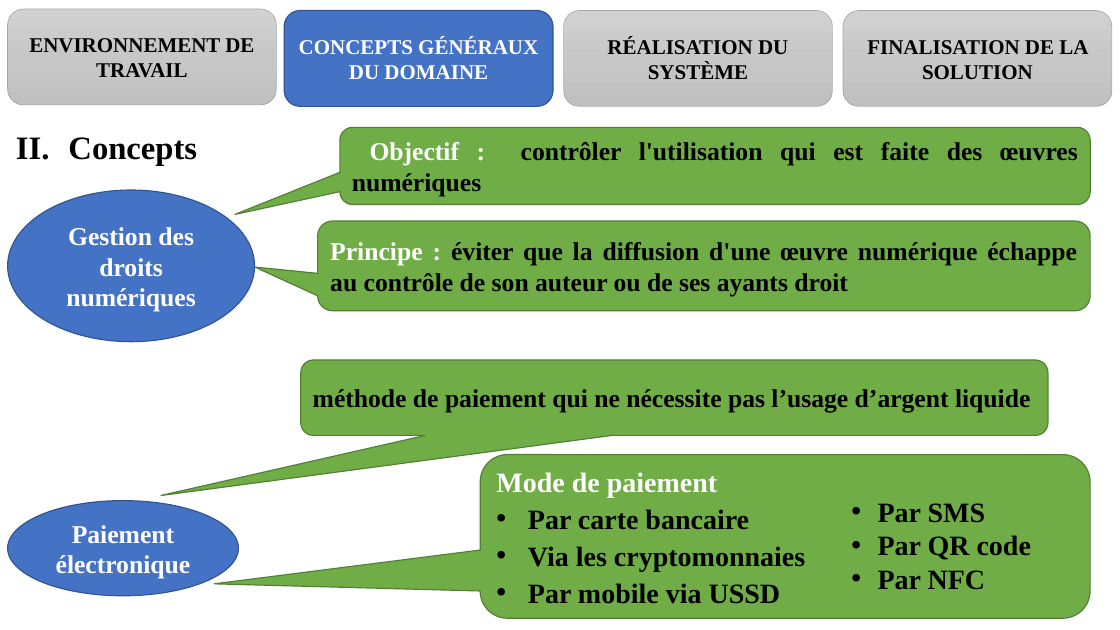
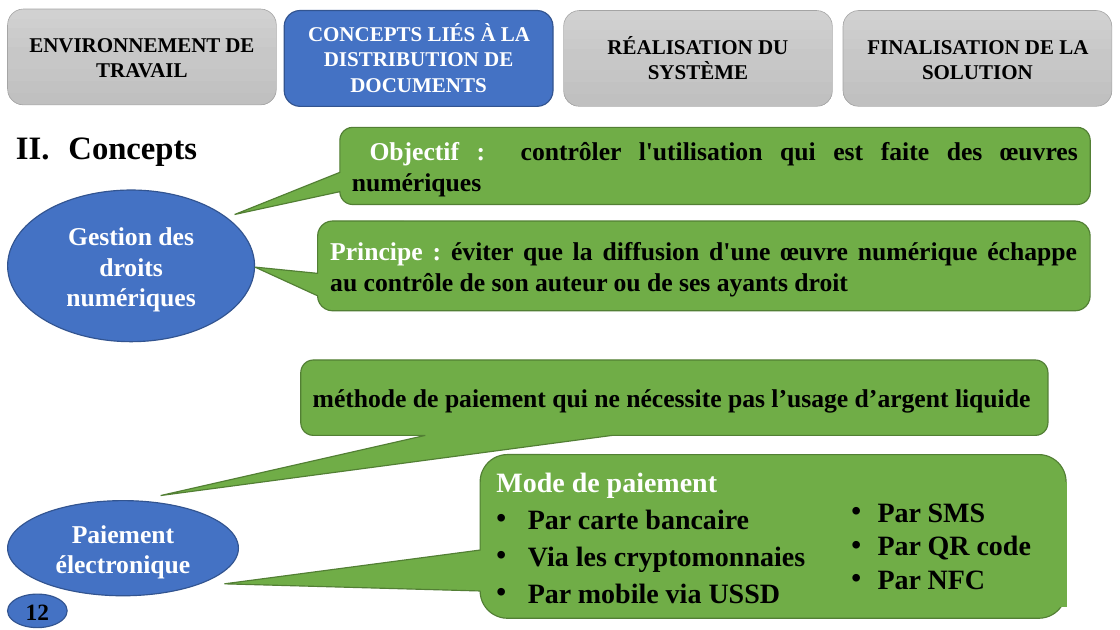
Before and after one commit to melaken/distdocs, a slide deck: slide 12 of Documents/theme/diapo.pptx (slide 11 before the commit). Drawn at 1120x630 pixels with LibreOffice and Linux fonts; fonts in the diff are those of the drawing. Boxes give left, top, right and bottom in pixels: in the first picture for what was removed or moved away, otherwise in the second. Text is boxed around its words. In the diff, an @@ line names an element or a change of style, - is before the commit and + after.

```diff
--- a/Documents/theme/diapo.pptx
+++ b/Documents/theme/diapo.pptx
@@ text in rounded rectangle at [308,25,530,92]: text changed @@
-CONCEPTS GÉNÉRAUX DU DOMAINE
+CONCEPTS LIÉS À LA DISTRIBUTION DE DOCUMENTS
@@ rounded speech box "Mode de paiement": place and size @@
-rounded speech box "Mode de paiement" at [481,455,1091,618]
+rounded speech box "Mode de paiement" at [481,455,1067,618]
@@ page number added at [8,594,67,628], fill #4472C4, outline #325491 1 pt, 20 pt, text #000000, bold @@
+12
```
Also in this commit, not shown: 28 other slides changed, 2 slides added, 26 other files.
